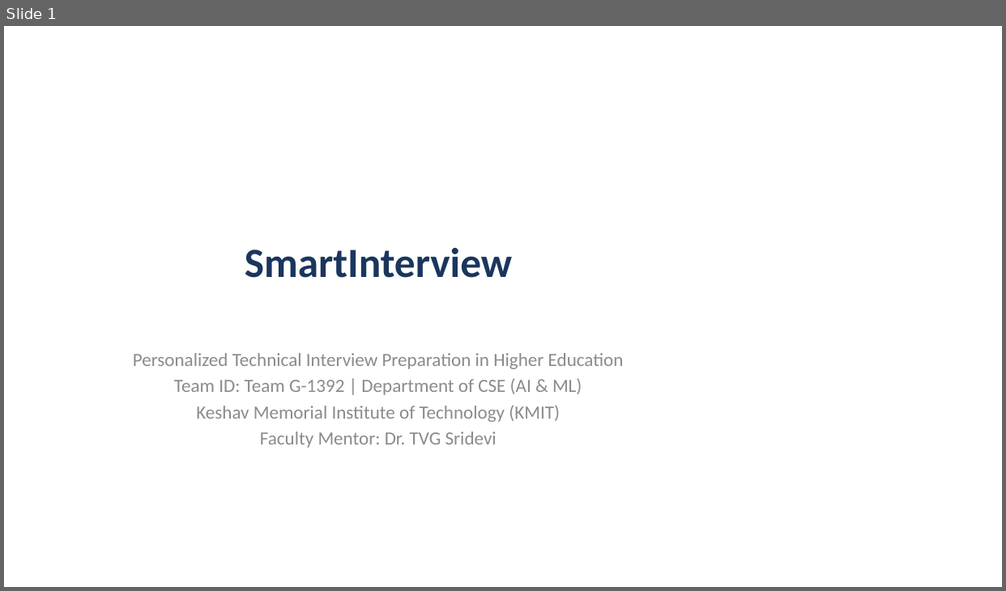
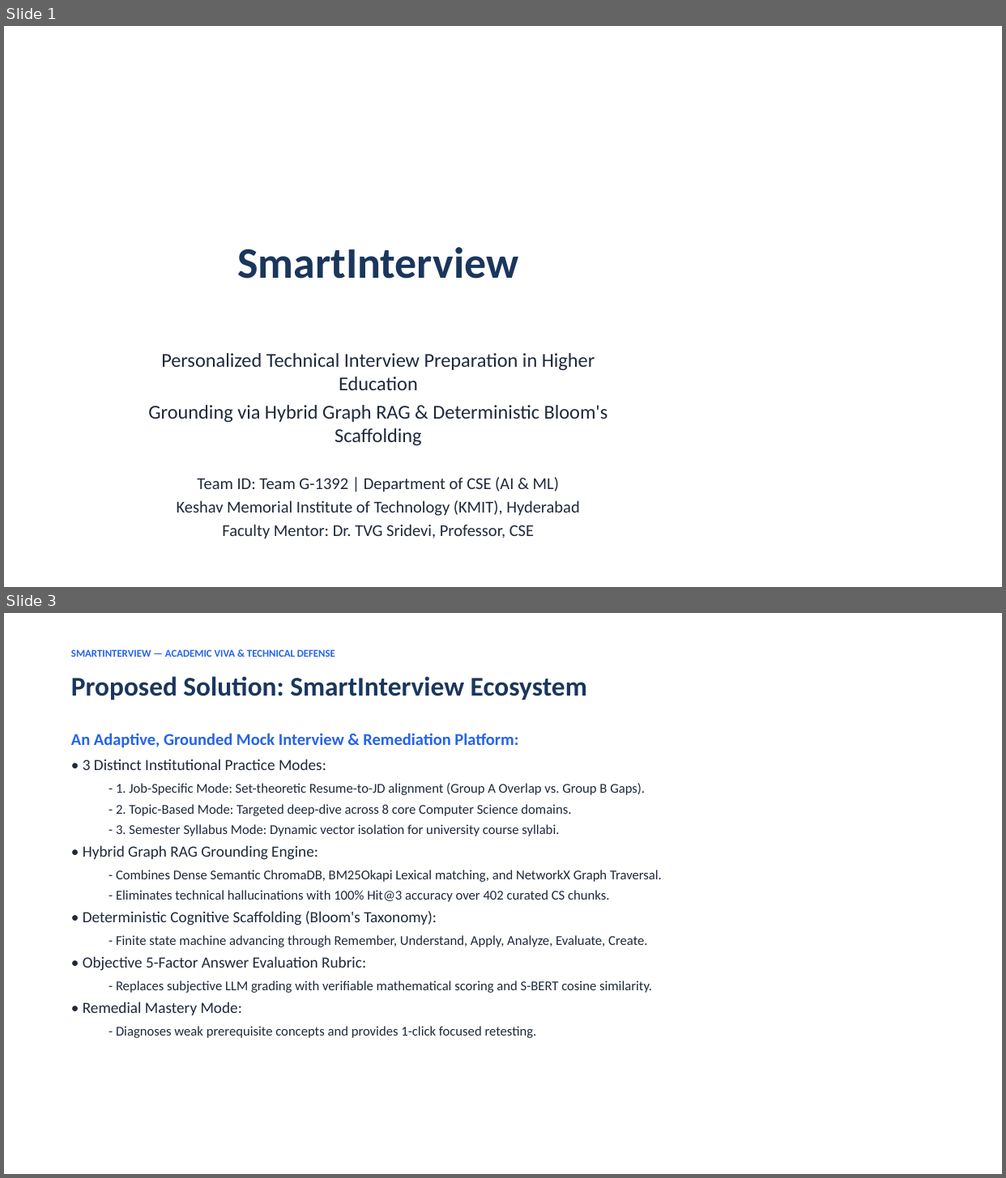
Before and after one commit to Ranith11/SmartInterview-team-main, a slide deck: SmartInterview_Deliverables/04_Presentation_and_Defense/SmartInterview_Project_Presentation.pptx. Shown one above the other, each under a label of ours: slide 1 before the commit, slides 1 and 3 after it; the slides between them are not shown. The pictures are 1006x591 and 1006x1178 pixels, drawn with LibreOffice and Linux fonts; fonts in the diff are those of the drawing. Boxes give left, top, right and bottom in pixels: in the first picture for what was removed or moved away, otherwise in the second. Text is boxed around its words. In the diff, an @@ line names an element or a change of style, - is before the commit and + after.

Commit message:
docs: complete synchronization of SRS, PPT, Research Paper, Master Encyclopedia, and deliverables with embedded diagrams, screenshots, and 355-test matrix

```diff
--- a/SmartInterview_Deliverables/04_Presentation_and_Defense/SmartInterview_Project_Presentation.pptx
+++ b/SmartInterview_Deliverables/04_Presentation_and_Defense/SmartInterview_Project_Presentation.pptx
@@ slide 3 added at <box>4,613,1002,1174</box>, background #FFFFFF @@
@@ text added at <box>71,649,335,657</box>, 10 pt, text #2563EB, bold @@
+SMARTINTERVIEW — ACADEMIC VIVA & TECHNICAL DEFENSE
@@ text added at <box>71,676,587,700</box>, 26 pt, text #1A365D, bold @@
+Proposed Solution: SmartInterview Ecosystem
@@ text added at <box>71,733,662,1038</box>, 13 pt, text #1E293B @@
+An Adaptive, Grounded Mock Interview & Remediation Platform:
+• 3 Distinct Institutional Practice Modes:
+  - 1. Job-Specific Mode: Set-theoretic Resume-to-JD alignment (Group A Overlap vs. Group B Gaps).
+  - 2. Topic-Based Mode: Targeted deep-dive across 8 core Computer Science domains.
+  - 3. Semester Syllabus Mode: Dynamic vector isolation for university course syllabi.
+• Hybrid Graph RAG Grounding Engine:
+  - Combines Dense Semantic ChromaDB, BM25Okapi Lexical matching, and NetworkX Graph Traversal.
+  - Eliminates technical hallucinations with 100% Hit@3 accuracy over 402 curated CS chunks.
+• Deterministic Cognitive Scaffolding (Bloom's Taxonomy):
+  - Finite state machine advancing through Remember, Understand, Apply, Analyze, Evaluate, Create.
+• Objective 5-Factor Answer Evaluation Rubric:
+  - Replaces subjective LLM grading with verifiable mathematical scoring and S-BERT cosine similarity.
+• Remedial Mastery Mode:
+  - Diagnoses weak prerequisite concepts and provides 1-click focused retesting.
@@ slide 1 changed as well @@
@@ title "SmartInterview" at <box>237,247,518,279</box>: size 40 to 42 pt @@
@@ subtitle at <box>161,353,595,493</box>: size 18 to 19 pt in "Personalized Technical Interview Preparation in Higher Educa ..."; text colour #8C8C8C to #1E293B in "Personalized Technical Interview Preparation in Higher Educa ...", "Team ID: Team G-1392 | Department of ..."; size 18 to 16 pt in "Team ID: Team G-1392 | Department of ..." @@
@@ subtitle at <box>148,405,608,446</box>: paragraph added @@
+Grounding via Hybrid Graph RAG & Deterministic Bloom's Scaffolding
@@ subtitle at <box>177,501,580,540</box>: text changed; size 18 to 16 pt; text colour #8C8C8C to #1E293B @@
-Keshav Memorial Institute of Technology (KMIT)
-Faculty Mentor: Dr. TVG Sridevi
+Keshav Memorial Institute of Technology (KMIT), Hyderabad
+Faculty Mentor: Dr. TVG Sridevi, Professor, CSE
```
Also in this commit, not shown: 1 other slide changed, 11 other slides added, 9 slides removed, 26 other files.
